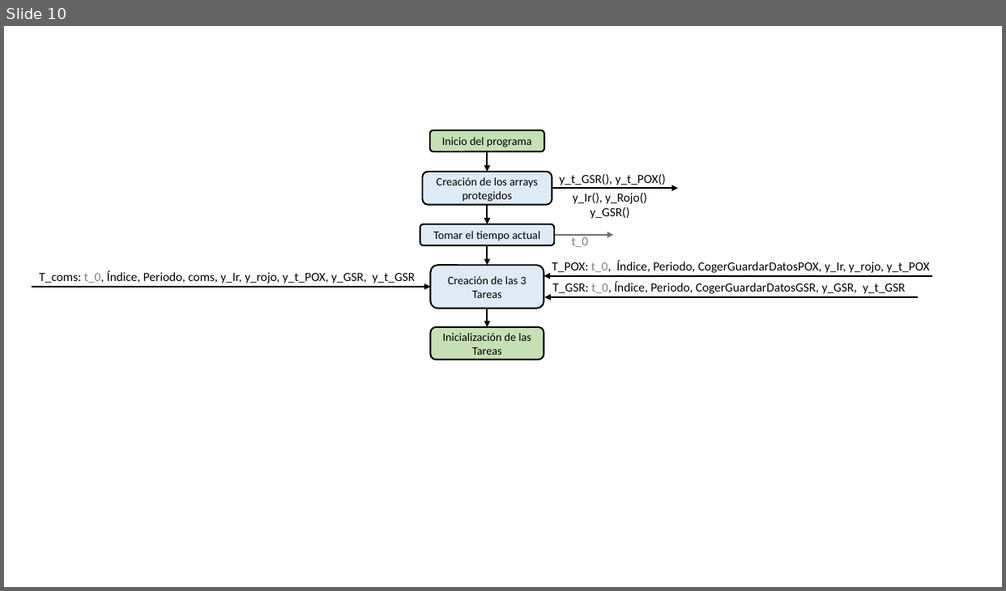
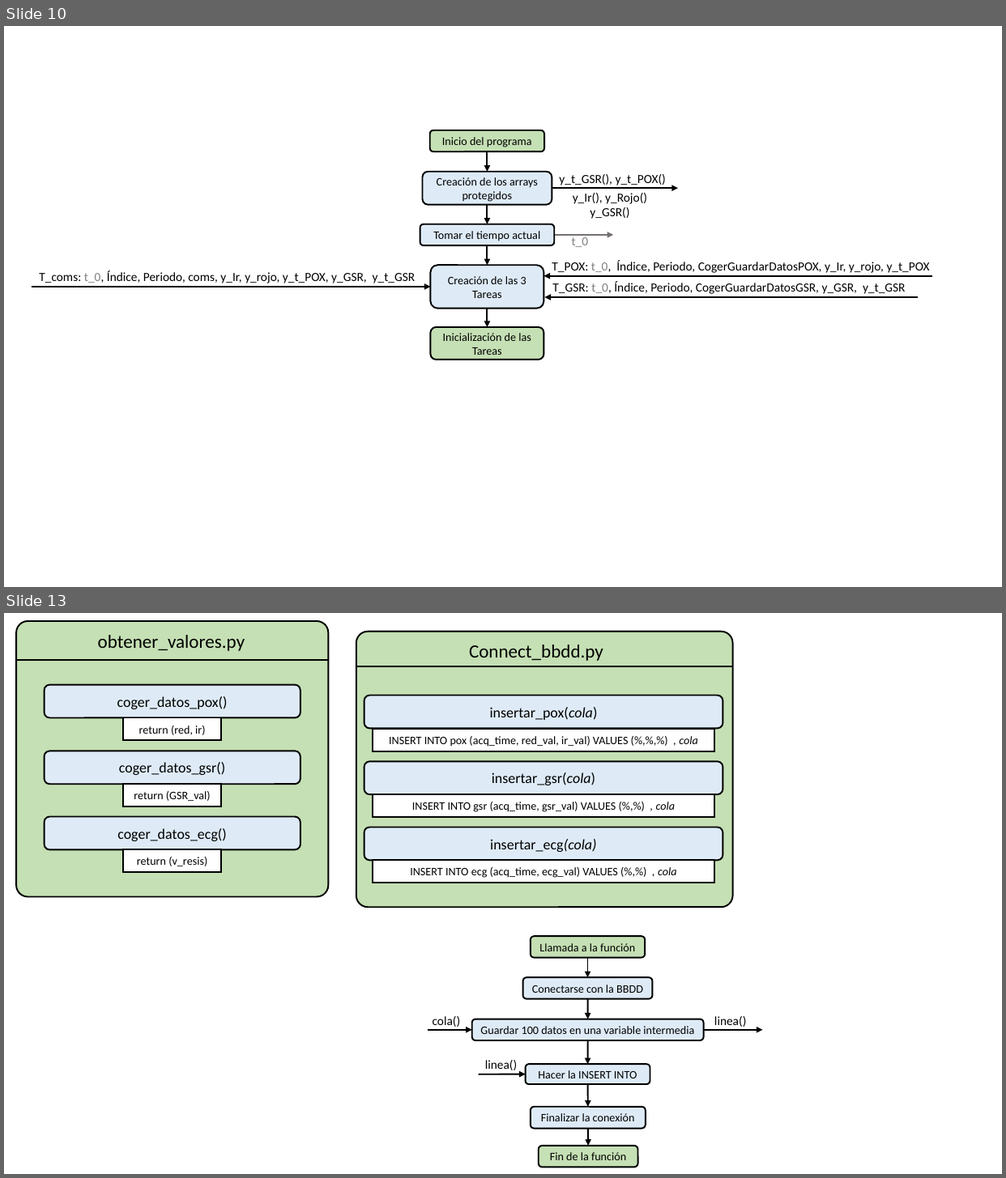
Before and after one commit to GICI-UPV-EHU/Biosignals-HW, a slide deck: Words y Excel/Imagenes.pptx. Shown one above the other, each under a label of ours: slide 10 before the commit, slides 10 and 13 after it; the slides between them are not shown. The pictures are 1006x591 and 1006x1178 pixels, drawn with LibreOffice and Linux fonts; fonts in the diff are those of the drawing. Boxes give left, top, right and bottom in pixels: in the first picture for what was removed or moved away, otherwise in the second. Text is boxed around its words. In the diff, an @@ line names an element or a change of style, - is before the commit and + after.

```diff
--- a/Words y Excel/Imagenes.pptx
+++ b/Words y Excel/Imagenes.pptx
@@ slide 13 added at bbox=[4, 613, 1002, 1174], background #FFFFFF @@
@@ group added at bbox=[16, 621, 328, 897]: 4 rounded rectangles, 3 rectangles, 1 line, 1 text @@
+coger_datos_pox()
+return (red, ir)
+coger_datos_gsr()
+return (GSR_val)
+coger_datos_ecg()
+return (v_resis)
+obtener_valores.py
@@ group added at bbox=[356, 632, 733, 908]: 4 rounded rectangles, 3 rectangles, 1 text, 1 line @@
+insertar_pox(cola)
+INSERT INTO pox (acq_time, red_val, ir_val) VALUES (%,%,%) , cola
+insertar_gsr(cola)
+INSERT INTO gsr (acq_time, gsr_val) VALUES (%,%) , cola
+insertar_ecg(cola)
+INSERT INTO ecg (acq_time, ecg_val) VALUES (%,%) , cola
+Connect_bbdd.py
@@ group added at bbox=[428, 936, 763, 1168]: 8 arrows, 6 rounded rectangles, 3 texts @@
+Conectarse con la BBDD
+Guardar 100 datos en una variable intermedia
+Hacer la INSERT INTO
+Fin de la función
+Llamada a la función
+Finalizar la conexión
+cola()
+linea()
+linea()
```
Also in this commit, not shown: 1 slide changed, 1 other slide added.
